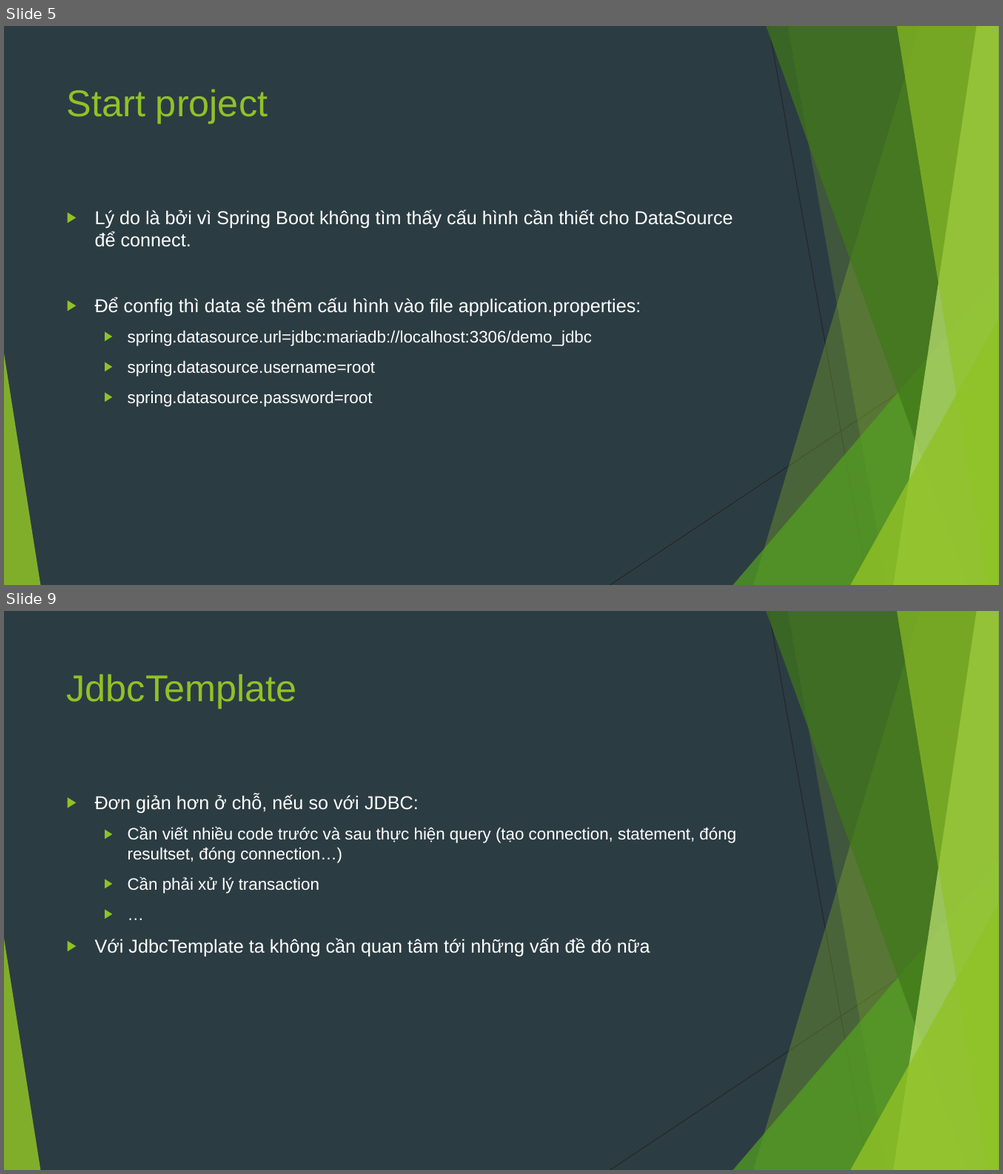
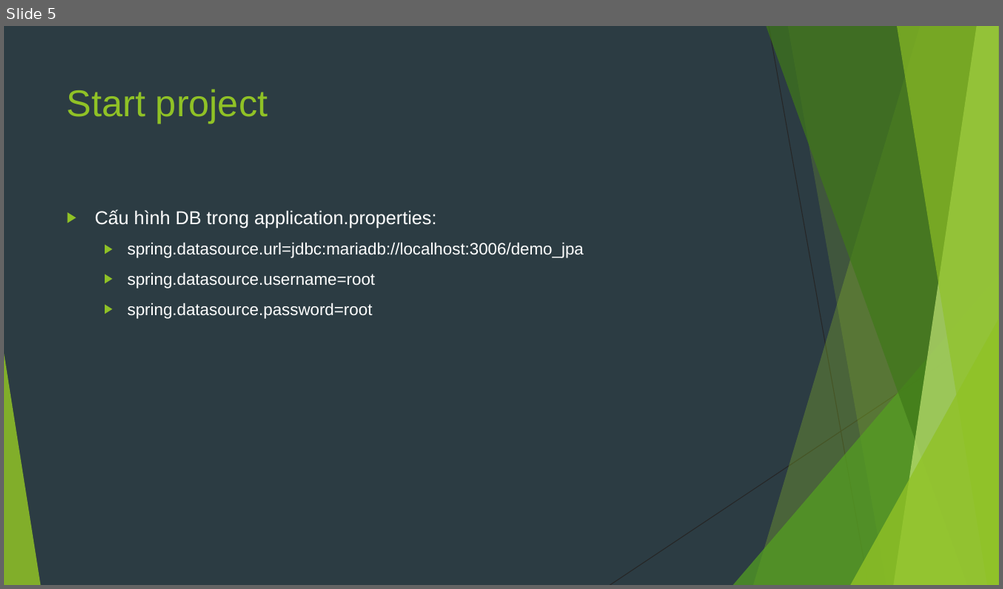
Before and after one commit to sobbingwind/SpringBoot, a slide deck: 07.Spring Data JPA.pptx. Shown one above the other, each under a label of ours: slides 5 and 9 before the commit, slide 5 after it; the slides between them are not shown. The pictures are 1003x1174 and 1003x589 pixels, drawn with LibreOffice and Linux fonts; fonts in the diff are those of the drawing. Boxes give left, top, right and bottom in pixels: in the first picture for what was removed or moved away, otherwise in the second. Text is boxed around its words. In the diff, an @@ line names an element or a change of style, - is before the commit and + after.

```diff
--- a/07.Spring Data JPA.pptx
+++ b/07.Spring Data JPA.pptx
@@ slide 9 removed at box(4, 611, 999, 1170), background #2C3C43; not listed: 10 template elements that a slide beside it also shows @@
@@ title removed at box(67, 674, 297, 709) @@
-JdbcTemplate
@@ text removed at box(95, 795, 736, 957) @@
-▶ Đơn giản hơn ở chỗ, nếu so với JDBC:
-  ▶ Cần viết nhiều code trước và sau thực hiện query (tạo connection, statement, đóng resultset, đóng connection…)
-  ▶ Cần phải xử lý transaction
-  ▶ …
-▶ Với JdbcTemplate ta không cần quan tâm tới những vấn đề đó nữa
@@ slide 5 changed as well @@
@@ text at box(95, 210, 583, 258): text changed; size 18 to 16 pt @@
-▶ Lý do là bởi vì Spring Boot không tìm thấy cấu hình cần thiết cho DataSource để connect.
-▶ Để config thì data sẽ thêm cấu hình vào file application.properties:
-  ▶ spring.datasource.url=jdbc:mariadb://localhost:3306/demo_jdbc
+▶ Cấu hình DB trong application.properties:
+  ▶ spring.datasource.url=jdbc:mariadb://localhost:3006/demo_jpa
```
Also in this commit, not shown: 7 other slides changed, 26 slides added, 19 other slides removed.
